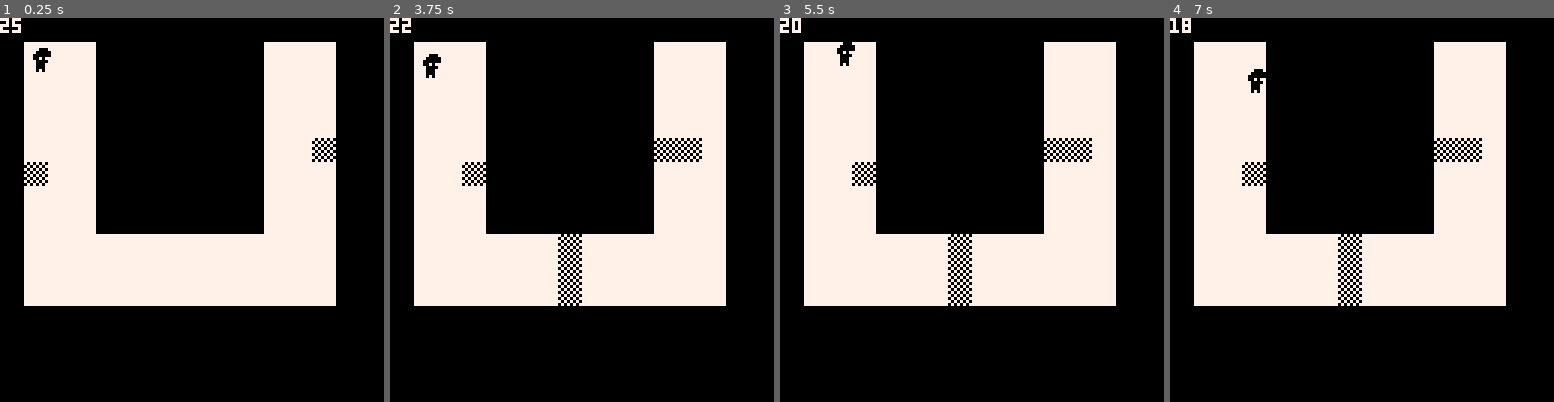
Above: before the commit, frames 1-4 (left to right).
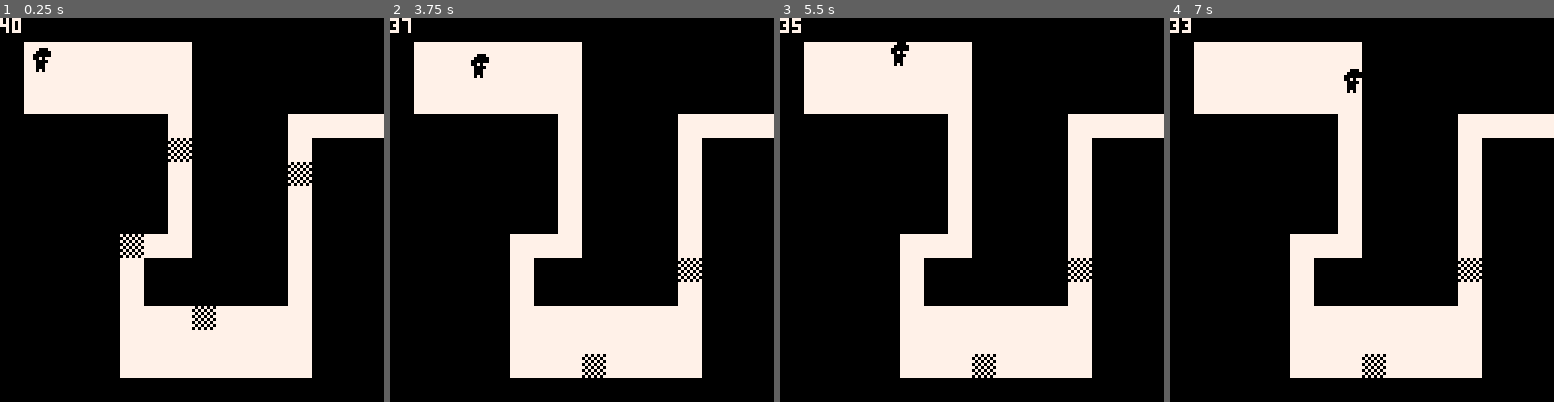
Above: after the commit, the same moments.

Repository: marco-vidali/darkhold
Game: PICO-8 cartridge darkhold.p8
Two runs of this game, one before a commit and one after it. Both use one fixed random seed, a clock stepped at 60 frames per second and the inputs below.
Inputs:
- Up to frame 1 (0.25 s): no input
- Up to frame 2 (3.75 s): tap O (Z key) at 0.7, 1.7, 2.1, 2.5, 2.9, 3.3, 3.7 s; hold Right 1.6-2.1 s; hold Up 2.15-2.42 s; hold Right 2.47-3.03 s; hold Left 3.08-3.58 s; hold Down from 3.63 s (still down)
- Up to frame 3 (5.5 s): release Down at 3.97 s; hold Right 4.02-4.68 s; tap O (Z key) every 0.4 s from 4.1 to 5.3 s; hold Up 4.73-5.03 s; hold Left from 5.08 s (still down)
- Up to frame 4 (7 s): release Left at 5.68 s; tap O (Z key) every 0.4 s from 5.7 to 6.9 s; hold Down 5.73-6.03 s; hold Right 6.08-6.58 s; hold Right from 6.63 s (still down)

The runs differ from the first frame. In frame 1, 41% of the frame differs, in the area x 0-100%, y 0-94%; in frame 2, 42%, in the area x 0-100%, y 1-94%; in frame 3, 41%; in frame 4, 41%.

Commit message:
Create level 4

Diff:
--- a/darkhold.p8
+++ b/darkhold.p8
@@ -11,6 +11,7 @@
 #include scripts/levels/level_2.lua
 #include scripts/map_offset.lua
 #include scripts/levels/level_3.lua
+#include scripts/levels/level_4.lua
 __gfx__
 00000000bbb000bb00000000777777777070707077777777bbbbbbbb000000000000000000000000000000000000000000000000000000000000000000000000
 00000000bb00000b00000000777777770707070777777777bbbbbbbb000000000000000000000000000000000000000000000000000000000000000000000000
@@ -24,20 +25,20 @@
 0000010002040000000000000000000000000000000000000000000000000000000000000000000000000000000000000000000000000000000000000000000000000000000000000000000000000000000000000000000000000000000000000000000000000000000000000000000000000000000000000000000000000000
 0000000000000000000000000000000000000000000000000000000000000000000000000000000000000000000000000000000000000000000000000000000000000000000000000000000000000000000000000000000000000000000000000000000000000000000000000000000000000000000000000000000000000000
 __map__
-0202020202020202020202020202020206020202020202020202020202020202020602020202020202020202020202020202060000000000000000000000000000000000000000000000000000000000000000000000000000000000000000000000000000000000000000000000000000000000000000000000000000000000
-0203030302020202020202020202020206020303030202020202020202020202020602030303020202020202020505050202060000000000000000000000000000000000000000000000000000000000000000000000000000000000000000000000000000000000000000000000000000000000000000000000000000000000
-0203030302020202020202020202020206020303030202020202020202020202020602030303020202020202020303030202060000000000000000000000000000000000000000000000000000000000000000000000000000000000000000000000000000000000000000000000000000000000000000000000000000000000
-0203030302020202020202020202020206020303030202020202020202020202020602030303020202020202020303030202060000000000000000000000000000000000000000000000000000000000000000000000000000000000000000000000000000000000000000000000000000000000000000000000000000000000
-0203030302020202020202020202020206020303030303030303030303030304020602030303020202020202020303030202060000000000000000000000000000000000000000000000000000000000000000000000000000000000000000000000000000000000000000000000000000000000000000000000000000000000
-0203030402020202020202020202020206020404030404030304040303030304020602030303020202020202020303030202060000000000000000000000000000000000000000000000000000000000000000000000000000000000000000000000000000000000000000000000000000000000000000000000000000000000
-0203030303030303030303030303030206020303030303030303040303030303020602030303020202020202020303030202060000000000000000000000000000000000000000000000000000000000000000000000000000000000000000000000000000000000000000000000000000000000000000000000000000000000
-0203030303030303030303030303030206020202020202020202020202030303020602030303020202020202020303030202060000000000000000000000000000000000000000000000000000000000000000000000000000000000000000000000000000000000000000000000000000000000000000000000000000000000
-0203030303030303040303030303030206020303040303030303030304040303020602030303020202020202020303030202060000000000000000000000000000000000000000000000000000000000000000000000000000000000000000000000000000000000000000000000000000000000000000000000000000000000
-0202020202020202020202020303030206020303040303030303030303040303020602030303030303030303030303030202060000000000000000000000000000000000000000000000000000000000000000000000000000000000000000000000000000000000000000000000000000000000000000000000000000000000
-0202020202020202020202020303030206020303030303030404030303030303020602030303030303030303030303030202060000000000000000000000000000000000000000000000000000000000000000000000000000000000000000000000000000000000000000000000000000000000000000000000000000000000
-0202020202020202020202020403030206020303040202020202020202020202020602030303030303030303030303030202060000000000000000000000000000000000000000000000000000000000000000000000000000000000000000000000000000000000000000000000000000000000000000000000000000000000
-0202020202020202020202020303030206020303030303030303030202020202020602020202020202020202020202020202060000000000000000000000000000000000000000000000000000000000000000000000000000000000000000000000000000000000000000000000000000000000000000000000000000000000
-0202020202020202020202020303030206020303030304030303030202020202020602020202020202020202020202020202060000000000000000000000000000000000000000000000000000000000000000000000000000000000000000000000000000000000000000000000000000000000000000000000000000000000
-0202020202020202020202020303040206020404030304030303030202020202020602020202020202020202020202020202060000000000000000000000000000000000000000000000000000000000000000000000000000000000000000000000000000000000000000000000000000000000000000000000000000000000
-0202020202020202020202020505050206020202020202020404050202020202020602020202020202020202020202020202060000000000000000000000000000000000000000000000000000000000000000000000000000000000000000000000000000000000000000000000000000000000000000000000000000000000
-0606060606060606060606060606060606060606060606060606060606060606060606060606060606060606060606060606060000000000000000000000000000000000000000000000000000000000000000000000000000000000000000000000000000000000000000000000000000000000000000000000000000000000
+0202020202020202020202020202020206020202020202020202020202020202020602020202020202020202020202020202060202020202020202020202020202020206000000000000000000000000000000000000000000000000000000000000000000000000000000000000000000000000000000000000000000000000
+0203030302020202020202020202020206020303030202020202020202020202020602030303020202020202020505050202060203030303030303020202020202020206000000000000000000000000000000000000000000000000000000000000000000000000000000000000000000000000000000000000000000000000
+0203030302020202020202020202020206020303030202020202020202020202020602030303020202020202020303030202060203030303030303020202020202020206000000000000000000000000000000000000000000000000000000000000000000000000000000000000000000000000000000000000000000000000
+0203030302020202020202020202020206020303030202020202020202020202020602030303020202020202020303030202060203030303030303020202020202020206000000000000000000000000000000000000000000000000000000000000000000000000000000000000000000000000000000000000000000000000
+0203030302020202020202020202020206020303030303030303030303030304020602030303020202020202020303030202060202020202020203020202020303030506000000000000000000000000000000000000000000000000000000000000000000000000000000000000000000000000000000000000000000000000
+0203030402020202020202020202020206020404030404030304040303030304020602030303020202020202020303030202060202020202020203020202020302020206000000000000000000000000000000000000000000000000000000000000000000000000000000000000000000000000000000000000000000000000
+0203030303030303030303030303030206020303030303030303040303030303020602030303020202020202020303030202060202020202020203020202020302020206000000000000000000000000000000000000000000000000000000000000000000000000000000000000000000000000000000000000000000000000
+0203030303030303030303030303030206020202020202020202020202030303020602030303020202020202020303030202060202020202020203020202020302020206000000000000000000000000000000000000000000000000000000000000000000000000000000000000000000000000000000000000000000000000
+0203030303030303040303030303030206020303040303030303030304040303020602030303020202020202020303030202060202020202020203020202020302020206000000000000000000000000000000000000000000000000000000000000000000000000000000000000000000000000000000000000000000000000
+0202020202020202020202020303030206020303040303030303030303040303020602030303030303030303030303030202060202020202030303020202020302020206000000000000000000000000000000000000000000000000000000000000000000000000000000000000000000000000000000000000000000000000
+0202020202020202020202020303030206020303030303030404030303030303020602030303030303030303030303030202060202020202030202020202020302020206000000000000000000000000000000000000000000000000000000000000000000000000000000000000000000000000000000000000000000000000
+0202020202020202020202020403030206020303040202020202020202020202020602030303030303030303030303030202060202020202030202020202020302020206000000000000000000000000000000000000000000000000000000000000000000000000000000000000000000000000000000000000000000000000
+0202020202020202020202020303030206020303030303030303030202020202020602020202020202020202020202020202060202020202030303030303030302020206000000000000000000000000000000000000000000000000000000000000000000000000000000000000000000000000000000000000000000000000
+0202020202020202020202020303030206020303030304030303030202020202020602020202020202020202020202020202060202020202030303030303030302020206000000000000000000000000000000000000000000000000000000000000000000000000000000000000000000000000000000000000000000000000
+0202020202020202020202020303040206020404030304030303030202020202020602020202020202020202020202020202060202020202030303030303030302020206000000000000000000000000000000000000000000000000000000000000000000000000000000000000000000000000000000000000000000000000
+0202020202020202020202020505050206020202020202020404050202020202020602020202020202020202020202020202060202020202020202020202020202020206000000000000000000000000000000000000000000000000000000000000000000000000000000000000000000000000000000000000000000000000
+0606060606060606060606060606060606060606060606060606060606060606060606060606060606060606060606060606060606060606060606060606060606060606000000000000000000000000000000000000000000000000000000000000000000000000000000000000000000000000000000000000000000000000
--- a/scripts/game.lua
+++ b/scripts/game.lua
@@ -5,7 +5,7 @@
 palt(11, true)
 
 function _init()
-    show_level_3()
+    show_level_4()
 end
 
 function _update()
--- a/scripts/levels/level_3.lua
+++ b/scripts/levels/level_3.lua
@@ -12,7 +12,7 @@
     timer.max = 25
 
     current_level = show_level_3
-    next_level = nil
+    next_level = show_level_4
 end
 
 function update_level_3()
--- /dev/null
+++ b/scripts/levels/level_4.lua
@@ -0,0 +1,64 @@
+function show_level_4()
+    game.update = update_level_4
+    game.draw = draw_level_4
+
+    init_light()
+    init_player()
+    init_timer()
+
+    map_offset_x = 51
+    map_offset_y = 0
+
+    timer.max = 40
+
+    current_level = show_level_4
+    next_level = nil
+end
+
+function update_level_4()
+    update_light()
+    update_player()
+    update_timer()
+
+    if colliding_with_flag(player.x, player.y, 2) then
+        show_level_complete()
+    end
+end
+
+function draw_level_4()
+    map(map_offset_x, map_offset_y)
+    draw_player()
+
+    if time() % 2 < 1 then
+        -- block 1
+        mset(58, 5, 4)
+
+        -- block 2
+        mset(56, 9, 4)
+
+        -- block 3
+        mset(59, 12, 4)
+        mset(59, 14, 3)
+
+        -- block 4
+        mset(63, 10, 3)
+        mset(63, 6, 4)
+    else
+        -- block 1
+        mset(58, 5, 3)
+
+        -- block 2
+        mset(56, 9, 3)
+
+        -- block 3
+        mset(59, 12, 3)
+        mset(59, 14, 4)
+
+        -- block 4
+        mset(63, 10, 4)
+        mset(63, 6, 3)
+    end
+
+    draw_light()
+    draw_timer()
+end
